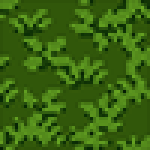
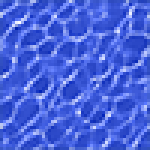
Revision of a layered 150x150 image; what changed, layer by layer:
added layer "Layer 5" above "Layer 4" over [0, 0, 150, 150]
